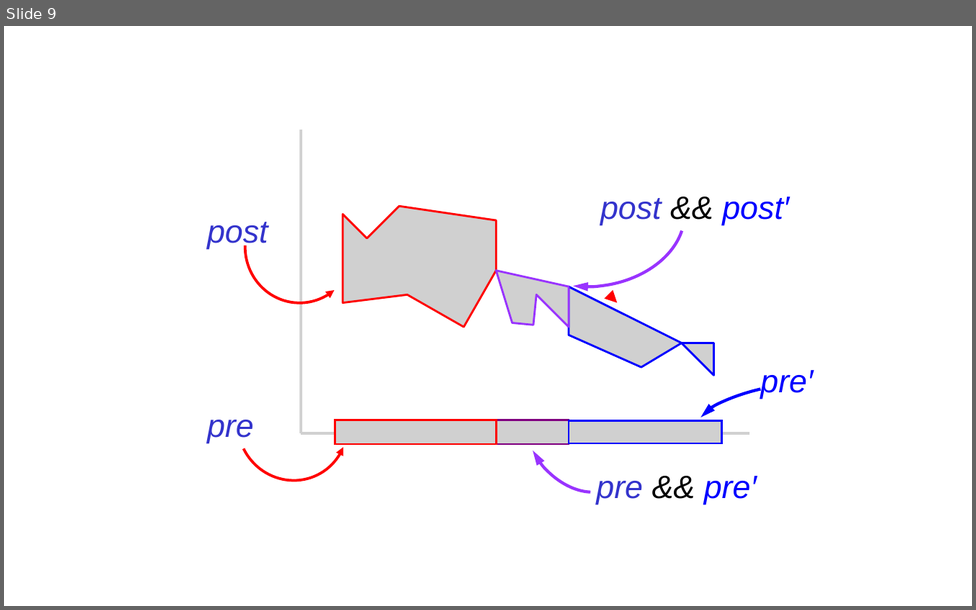
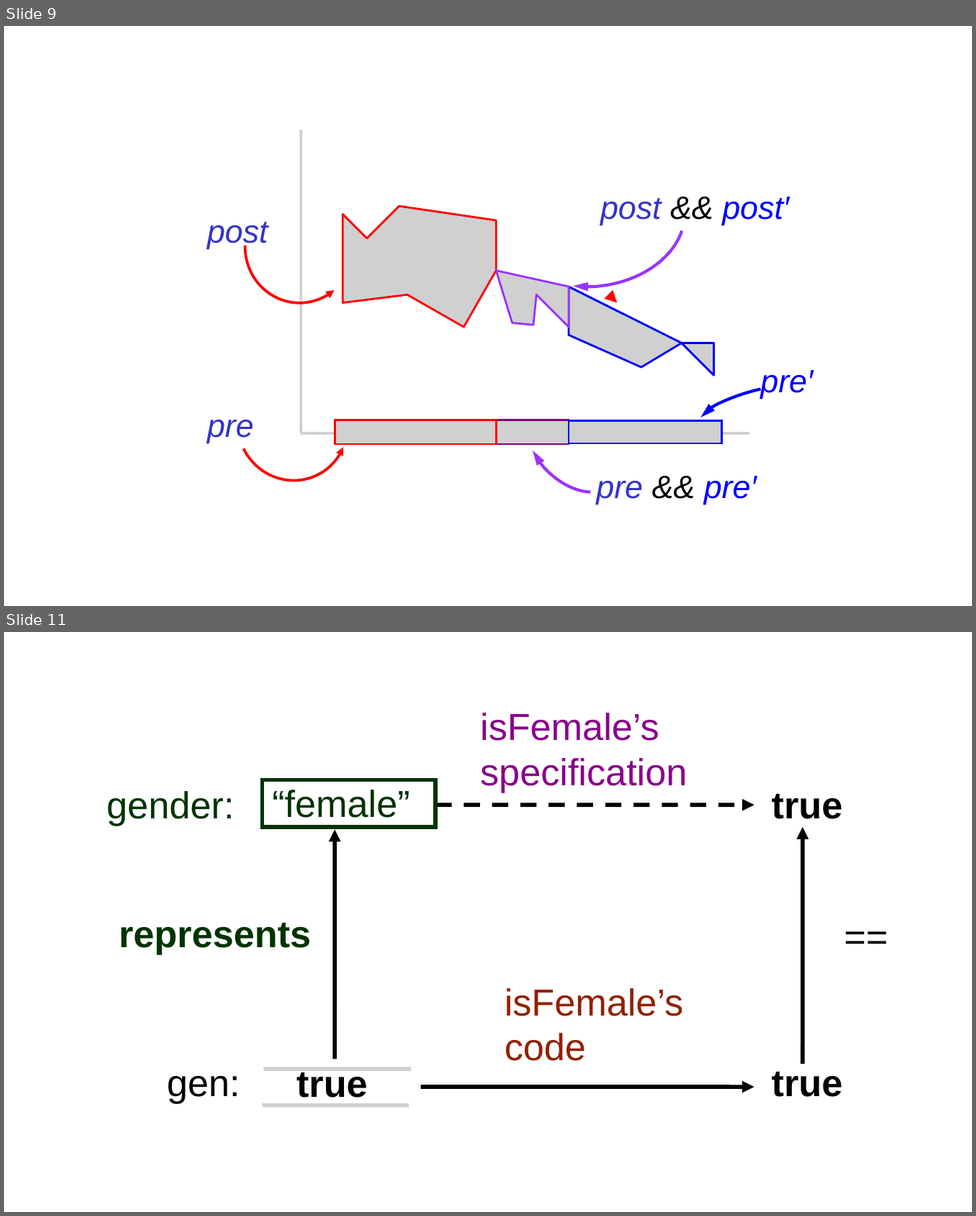
Before and after one commit to kiniry/Mobius, a slide deck: src/escjava/trunk/ESCTools/slides/CAV2007Tutorial/new-diagrams.ppt. Shown one above the other, each under a label of ours: slide 9 before the commit, slides 9 and 11 after it; the slides between them are not shown. The pictures are 976x610 and 976x1216 pixels, drawn with LibreOffice and Linux fonts; fonts in the diff are those of the drawing; grey boxes stand for pictures; background and template pictures are left out. Boxes give left, top, right and bottom in pixels: in the first picture for what was removed or moved away, otherwise in the second. Text is boxed around its words. In the diff, an @@ line names an element or a change of style, - is before the commit and + after.

```diff
--- a/src/escjava/trunk/ESCTools/slides/CAV2007Tutorial/new-diagrams.ppt
+++ b/src/escjava/trunk/ESCTools/slides/CAV2007Tutorial/new-diagrams.ppt
@@ slide 11 added at (x1=4, y1=632, x2=972, y2=1212), background #FFFFFF @@
@@ text added at (x1=480, y1=713, x2=687, y2=793), 28 pt, text #8A008A @@
+isFemale’s
+specification
@@ rectangle added at (x1=262, y1=780, x2=435, y2=827), outline #003300 3 pt @@
@@ text added at (x1=106, y1=791, x2=234, y2=826), 28 pt, text #003300 @@
+gender:
@@ text added at (x1=272, y1=790, x2=409, y2=818), 28 pt, text #003300 @@
+“female”
@@ text added at (x1=772, y1=794, x2=843, y2=819), 28 pt, text #000000, bold @@
+true
@@ arrow added from (435, 806) to (754, 806), #000000 3 pt dashed @@
@@ arrow added from (335, 1060) to (335, 829), #000000 3 pt @@
@@ arrow added from (802, 1065) to (802, 827), #000000 3 pt @@
@@ text added at (x1=118, y1=923, x2=311, y2=955), 28 pt, text #003300, bold @@
+represents
@@ text added at (x1=844, y1=913, x2=887, y2=958), 28 pt, text #000000 @@
+==
@@ text added at (x1=504, y1=988, x2=684, y2=1061), 28 pt, text #912100 @@
+isFemale’s
+code
@@ text added at (x1=167, y1=1076, x2=240, y2=1104), 28 pt, text #000000 @@
+gen:
@@ picture added at (x1=263, y1=1068, x2=412, y2=1071) @@
@@ text added at (x1=296, y1=1068, x2=368, y2=1104), 28 pt, text #000000, bold @@
+true
@@ text added at (x1=772, y1=1072, x2=843, y2=1097), 28 pt, text #000000, bold @@
+true
@@ picture added at (x1=262, y1=1104, x2=409, y2=1108) @@
@@ arrow added from (421, 1087) to (754, 1087), #000000 3 pt @@
```
Also in this commit, not shown: 1 other slide added, 19 other files.
